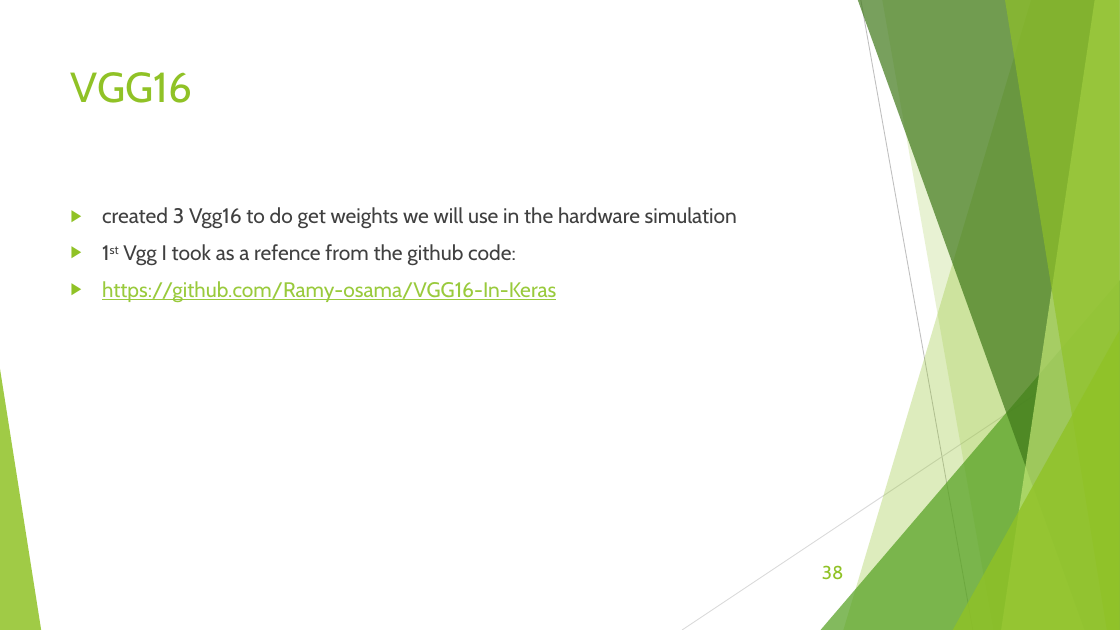
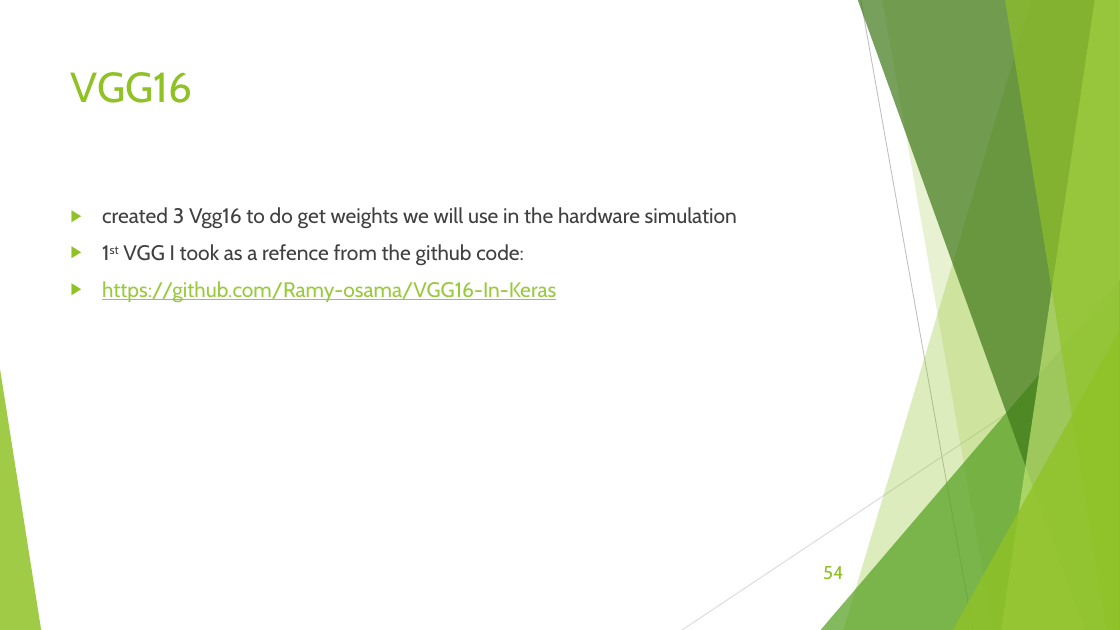
Before and after one commit to Ramy-osama/Hardware-FasterRCNN, a slide deck: slide 54 of Documentation/6-13-2020.pptx (slide 38 before the commit). Drawn at 1120x630 pixels with LibreOffice and Linux fonts; fonts in the diff are those of the drawing. Boxes give left, top, right and bottom in pixels: in the first picture for what was removed or moved away, otherwise in the second. Text is boxed around its words. In the diff, an @@ line names an element or a change of style, - is before the commit and + after.

```diff
--- a/Documentation/6-13-2020.pptx
+++ b/Documentation/6-13-2020.pptx
@@ text at [123,244,524,265]: text changed @@
-▶ 1st Vgg I took as a refence from the github code:
+▶ 1st VGG I took as a refence from the github code:
@@ page number at [823,566,843,580]: text changed @@
-38
+54
```
Also in this commit, not shown: 13 other slides changed, 24 slides added, 1 slide removed, 14 other files.
